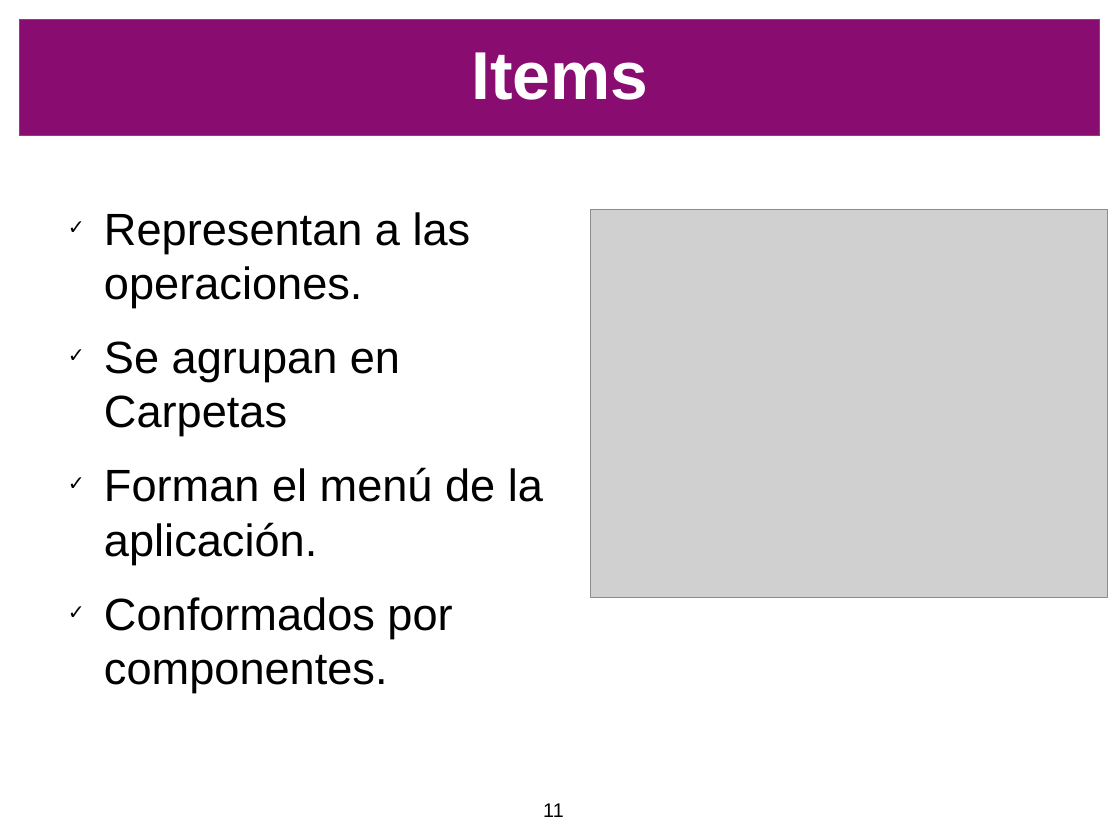
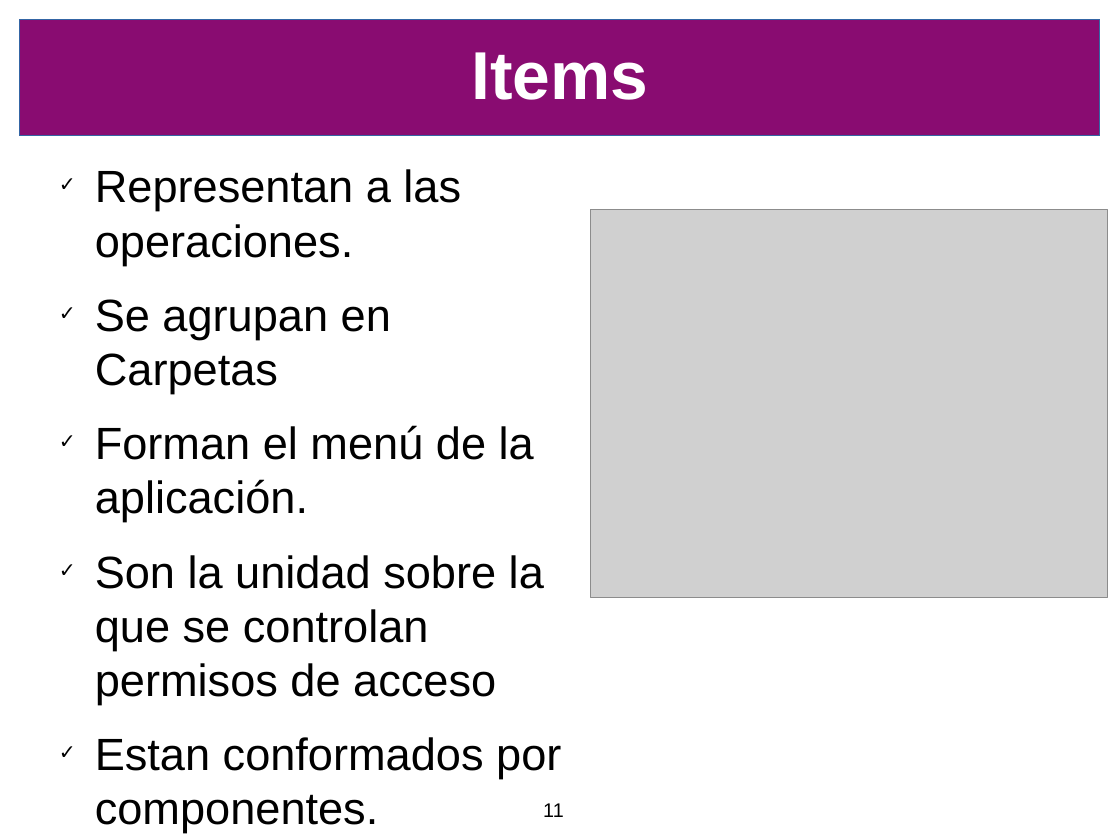
Before and after one commit to SIU-Toba/framework, a slide deck: slide 11 of doc/presentacion/CafeConf2006.odp. Drawn at 1120x840 pixels with LibreOffice and Linux fonts; fonts in the diff are those of the drawing; grey boxes stand for pictures; background and template pictures are left out. Boxes give left, top, right and bottom in pixels: in the first picture for what was removed or moved away, otherwise in the second. Text is boxed around its words. In the diff, an @@ line names an element or a change of style, - is before the commit and + after.

```diff
--- a/doc/presentacion/CafeConf2006.odp
+++ b/doc/presentacion/CafeConf2006.odp
@@ text "Representan a las operaciones.": place and size @@
-text "Representan a las operaciones." at [104, 212, 543, 693]
+text "Representan a las operaciones." at [95, 169, 561, 779]
@@ text at [95, 555, 561, 779]: text changed @@
-✓ Conformados por componentes.
+✓ Son la unidad sobre la que se controlan permisos de acceso
+✓ Estan conformados por componentes.
```
Also in this commit, not shown: 7 other slides changed, 2 other files.
